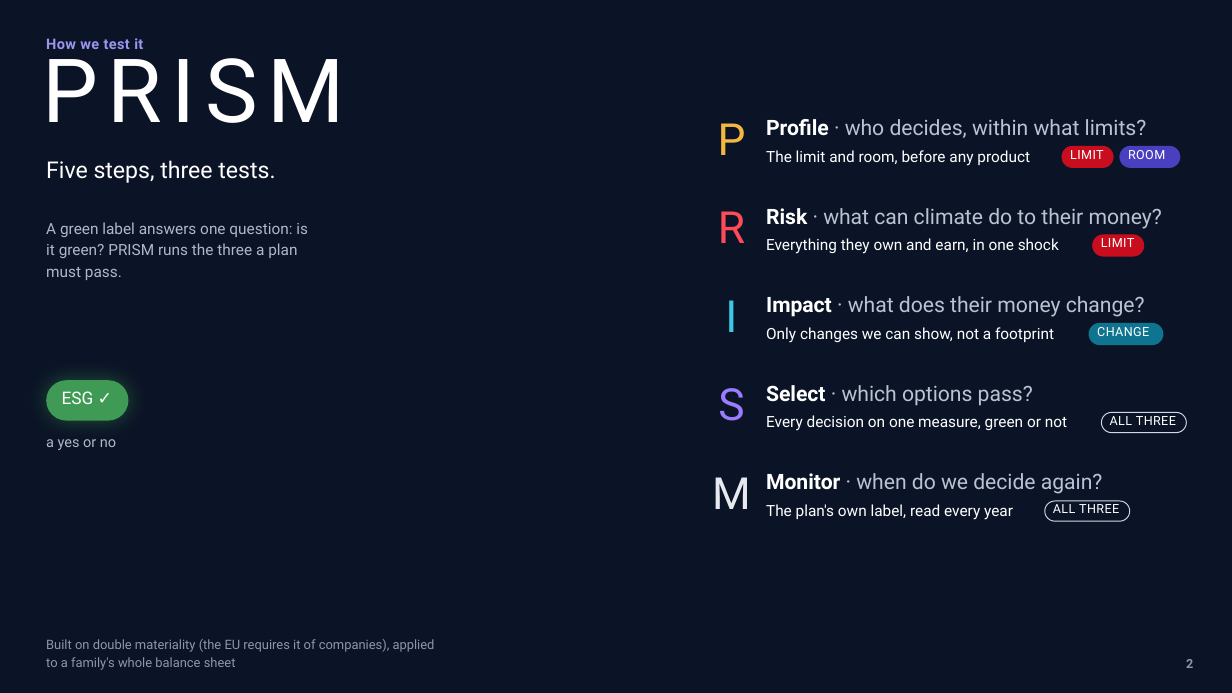
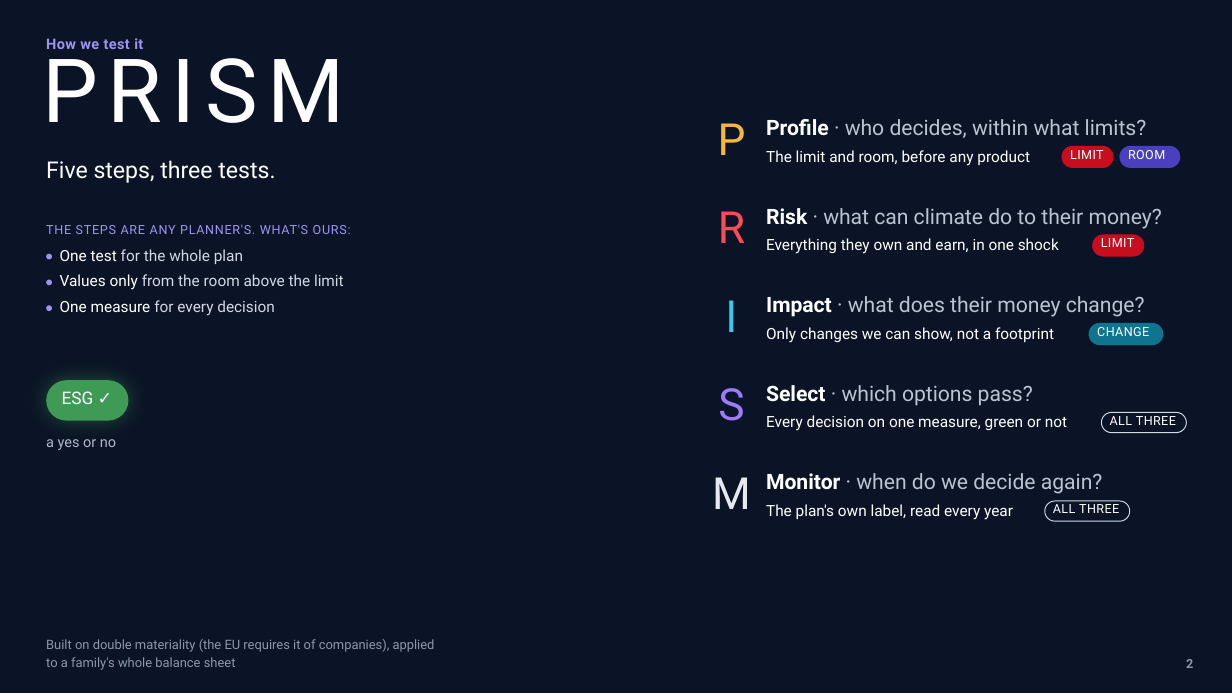
Before and after one commit to Peeradonn/finplan, a slide deck: slide 2 of Final/deck/Axis.pptx. Drawn at 1232x693 pixels with LibreOffice and Linux fonts; fonts in the diff are those of the drawing; background and template pictures are left out. Boxes give left, top, right and bottom in pixels: in the first picture for what was removed or moved away, otherwise in the second. Text is boxed around its words. In the diff, an @@ line names an element or a change of style, - is before the commit and + after.

```diff
--- a/Final/deck/Axis.pptx
+++ b/Final/deck/Axis.pptx
@@ text removed at bbox=[46, 222, 308, 280] @@
-A green label answers one question: is
-it green? PRISM runs the three a plan
-must pass.
@@ text added at bbox=[46, 224, 351, 234], 9.8 pt, text #9C95F0 @@
+THE STEPS ARE ANY PLANNER'S. WHAT'S OURS:
@@ ellipse added at bbox=[46, 254, 52, 260], fill #9C95F0 @@
@@ text added at bbox=[60, 249, 243, 264], 12 pt, text #D2D9E4 @@
+One test for the whole plan
@@ ellipse added at bbox=[46, 279, 52, 285], fill #9C95F0 @@
@@ text added at bbox=[60, 274, 344, 290], 12 pt, text #D2D9E4 @@
+Values only from the room above the limit
@@ ellipse added at bbox=[46, 305, 52, 311], fill #9C95F0 @@
@@ text added at bbox=[60, 300, 274, 316], 12 pt, text #D2D9E4 @@
+One measure for every decision
```
Also in this commit, not shown: 17 other slides changed, 6 slides added, 2 slides removed, 5 other files.
